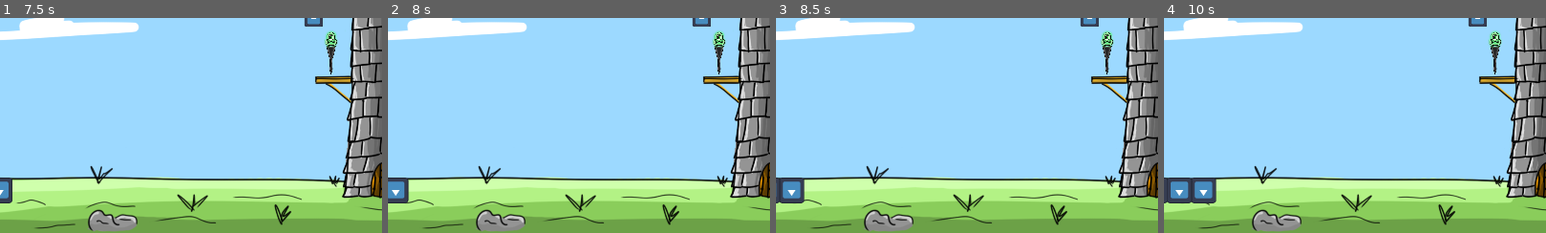
Above: before the commit, frames 1-4 (left to right).
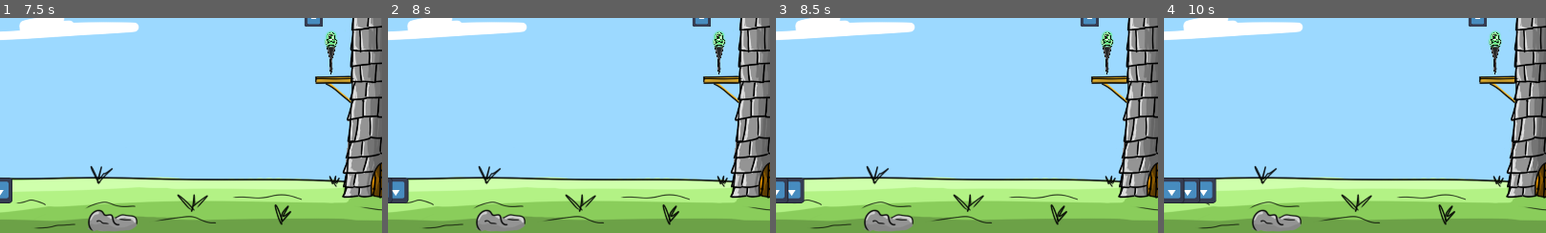
Above: after the commit, the same moments.

Repository: thebiggestpapi/Tower_dev
Game: Godot game, scene res://Scenes/main.tscn
Two runs of this game, one before a commit and one after it. Both use one fixed random seed, a clock stepped at 60 frames per second and the inputs below. The engine's default icon, where the game draws it, is replaced by a stand-in: a white triangle on a blue panel in a dark square.
Inputs (mouse positions are % of the whole screen's width and height, from its top left):
- Up to frame 1 (7.5 s): tap Enter at 0.5, 2, 3.5 s; move the mouse to (57, 28) at 0.52 s; click (57, 28) at 0.6 s; tap Space at 1.25, 2.75, 4.25 s; move the mouse to (43, 34) at 1.27 s; click (43, 34) at 1.35 s; move the mouse to (41, 50) at 2.02 s; click (41, 50) at 2.1 s; move the mouse to (59, 45) at 2.77 s; click (59, 45) at 2.85 s; move the mouse to (80, 65) at 3.52 s; click (80, 65) at 3.6 s; move the mouse to (20, 35) at 4.27 s; click (20, 35) at 4.35 s; move the mouse to (55, 50) at 5.02 s; click (55, 50) at 5.1 s; move the mouse to (35, 25) at 5.77 s; click (35, 25) at 5.85 s; move the mouse to (72, 45) at 6.52 s; click (72, 45) at 6.6 s; move the mouse to (30, 55) at 7.27 s; click (30, 55) at 7.35 s
- Up to frame 2 (8 s): no input
- Up to frame 3 (8.5 s): move the mouse to (60, 28) at 8.02 s; click (60, 28) at 8.1 s
- Up to frame 4 (10 s): move the mouse to (45, 70) at 8.77 s; click (45, 70) at 8.85 s; move the mouse to (80, 65) at 9.52 s; click (80, 65) at 9.6 s
The pictures show only the part of the screen within x 0-50%, y 50-100%; the shares and areas given below are measured in that part.

Frame 1 is identical in both runs. In frame 2, 0.1% of the frame differs, in the area x 0-2%, y 74-86%; in frame 3, 0.2%; in frame 4, 0.6%, in the area x 0-10%, y 74-87%.

Commit message:
Backup_no_real_changes

Diff:
--- a/Scenes/Projectiles/archer_proj.tscn
+++ b/Scenes/Projectiles/archer_proj.tscn
@@ -4,12 +4,13 @@
 [ext_resource type="Texture2D" uid="uid://b2i2lh0e4vx3u" path="res://Sprites/Projectiles/Tower_defense_archer_proj_psd.png" id="1_to6jp"]
 
 [sub_resource type="CircleShape2D" id="CircleShape2D_46k8u"]
-radius = 6.0
+radius = 0.999998
 
 [node name="Archer_proj_area" type="Area2D" groups=["Arrow"]]
 script = ExtResource("1_46k8u")
 
 [node name="CollisionShape2D" type="CollisionShape2D" parent="."]
+position = Vector2(1.90735e-06, 0)
 shape = SubResource("CircleShape2D_46k8u")
 
 [node name="Sprite2D" type="Sprite2D" parent="."]
--- a/Scenes/Projectiles/railgun_proj.tscn
+++ b/Scenes/Projectiles/railgun_proj.tscn
@@ -4,17 +4,17 @@
 [ext_resource type="Texture2D" uid="uid://cw6bapo42p3op" path="res://Sprites/Projectiles/Tower_defense_railgun_proj_psd.png" id="1_f4x6d"]
 
 [sub_resource type="CircleShape2D" id="CircleShape2D_f4x6d"]
-radius = 14.0357
+radius = 1.0
 
 [node name="Railgun_proj_area" type="Area2D" groups=["Railgun"]]
 script = ExtResource("1_6mbfb")
-
-[node name="CollisionShape2D" type="CollisionShape2D" parent="."]
-position = Vector2(-4, -4)
-shape = SubResource("CircleShape2D_f4x6d")
 
 [node name="Sprite2D2" type="Sprite2D" parent="."]
 position = Vector2(26, -46)
 rotation = -4.06836
 scale = Vector2(0.229689, 0.229689)
 texture = ExtResource("1_f4x6d")
+
+[node name="CollisionShape2D" type="CollisionShape2D" parent="."]
+position = Vector2(-1, -2)
+shape = SubResource("CircleShape2D_f4x6d")
--- a/Scripts/Enemies/enemy1_area.gd
+++ b/Scripts/Enemies/enemy1_area.gd
@@ -17,6 +17,7 @@
 		get_hit_arrow()
 	elif area.is_in_group("Railgun") and is_instance_valid(area) and is_shootable_railgun:
 		get_hit_railgun()
+		print("got hit")
 	elif area.is_in_group("Magic") and is_instance_valid(area):
 		get_hit_magic()
 	elif area.is_in_group("Canon_explosion") and is_instance_valid(area):
--- a/Scripts/Turrets/Turret_upgrading/archer_turret_upgrade_area.gd
+++ b/Scripts/Turrets/Turret_upgrading/archer_turret_upgrade_area.gd
@@ -48,5 +48,5 @@
 	arrow_damage += 8
 
 	emit_signal("upgraded_archer", upgrade_cost_archer)
-	upgrade_cost_archer = snapped(upgrade_cost_archer * 1.2, 0)
+	upgrade_cost_archer = snapped(upgrade_cost_archer * 1.8, 0)
 	print(upgrade_cost_archer)
--- a/Scripts/Turrets/Turret_upgrading/canon_turret_upgrade_area.gd
+++ b/Scripts/Turrets/Turret_upgrading/canon_turret_upgrade_area.gd
@@ -45,8 +45,8 @@
 		get_canon_cd.wait_time -= 0.1
 	else: return
 	canon_speed += 15
-	canon_damage += 10
+	canon_damage += 15
 
 	emit_signal("upgraded_canon", upgrade_cost_canon)
-	upgrade_cost_canon = snapped(upgrade_cost_canon * 1.2, 0)
+	upgrade_cost_canon = snapped(upgrade_cost_canon * 1.8, 0)
 	print(upgrade_cost_canon)
--- a/Scripts/Turrets/Turret_upgrading/magic_turret_upgrade_area.gd
+++ b/Scripts/Turrets/Turret_upgrading/magic_turret_upgrade_area.gd
@@ -48,5 +48,5 @@
 	magic_damage += 8
 
 	emit_signal("upgraded_magic", upgrade_cost_magic)
-	upgrade_cost_magic = snapped(upgrade_cost_magic * 1.2, 0)
+	upgrade_cost_magic = snapped(upgrade_cost_magic * 1.8, 0)
 	print(upgrade_cost_magic)
--- a/Scripts/Turrets/Turret_upgrading/railgun_turret_upgrade_area.gd
+++ b/Scripts/Turrets/Turret_upgrading/railgun_turret_upgrade_area.gd
@@ -51,5 +51,5 @@
 	railgun_damage += 15
 
 	emit_signal("upgraded_railgun", upgrade_cost_railgun)
-	upgrade_cost_railgun = snapped(upgrade_cost_railgun * 1.2, 0)
+	upgrade_cost_railgun = snapped(upgrade_cost_railgun * 1.8, 0)
 	print(upgrade_cost_railgun)
--- a/Scripts/Turrets/archer_turret_area.gd
+++ b/Scripts/Turrets/archer_turret_area.gd
@@ -49,6 +49,7 @@
 	enemy_prio_order.pop_front()
 	if enemy_prio_order.size() > 0 and is_instance_valid(enemy_prio_order[0]):
 		current_target = enemy_prio_order[0]
+		await get_tree().create_timer(0.1).timeout
 		current_target.is_shootable_archer = true
 	else:
 		return
--- a/Scripts/enemy_spawning.gd
+++ b/Scripts/enemy_spawning.gd
@@ -33,7 +33,7 @@
 			var enemy_instance = enemy_scene.instantiate()
 			enemies.add_child(enemy_instance)
 			enemy_instance.global_position = spawn
-			await get_tree().create_timer(1.5).timeout
+			await get_tree().create_timer(1).timeout
 
 var wave_data = {
 	1: {
@@ -41,7 +41,7 @@
 			{"scene": enemy1_scene, "spawn_points": [
 				l, l, l,]},
 			{"scene": enemy2_scene, "spawn_points": [
-				l, r]},
+				]},
 			{"scene": enemy3_scene, "spawn_points": [
 				]},
 		]
